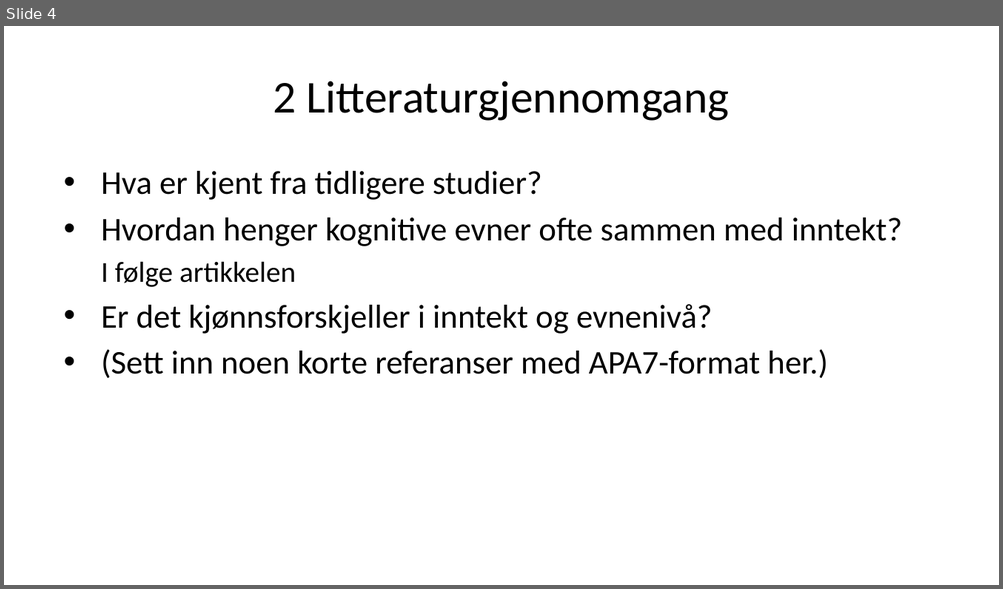
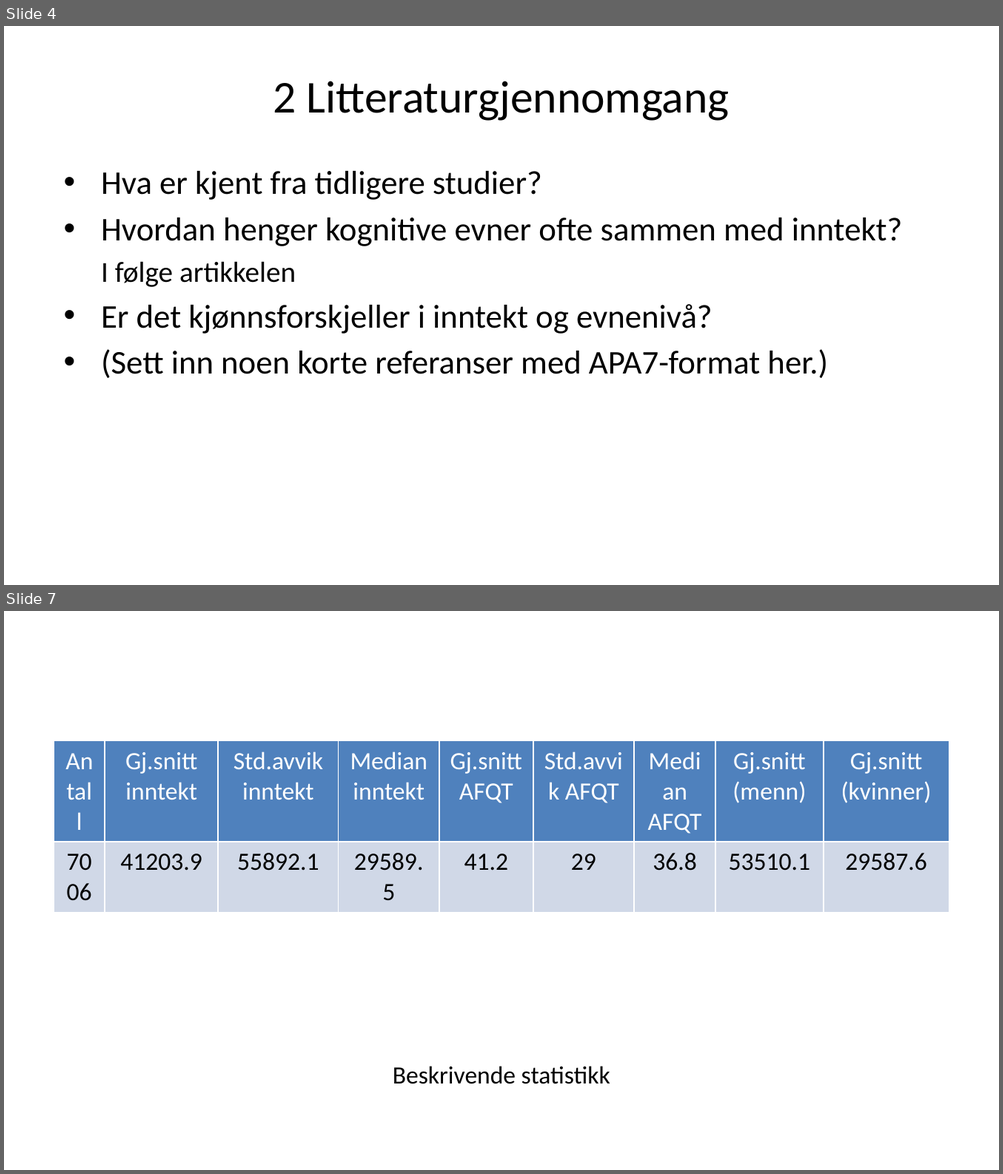
Before and after one commit to H-Vika/MSB105-Assign-2, a slide deck: MSB105 assign 2 presentasjon.pptx. Shown one above the other, each under a label of ours: slide 4 before the commit, slides 4 and 7 after it; the slides between them are not shown. The pictures are 1003x589 and 1003x1174 pixels, drawn with LibreOffice and Linux fonts; fonts in the diff are those of the drawing. Boxes give left, top, right and bottom in pixels: in the first picture for what was removed or moved away, otherwise in the second. Text is boxed around its words. In the diff, an @@ line names an element or a change of style, - is before the commit and + after.

Commit message:
Fikset litt på den første tabellen som viser gj.snitt p alle variablene. også lagt til en tabell som skal stå sammen med grafen som viser forskjellom på inntekt og kjønn

```diff
--- a/MSB105 assign 2 presentasjon.pptx
+++ b/MSB105 assign 2 presentasjon.pptx
@@ slide 7 added at (4, 611, 999, 1170), background #FFFFFF @@
@@ table added at (54, 741, 947, 1054), 2 rows, 9 columns @@
+Antall | Gj.snitt inntekt | Std.avvik inntekt | Median inntekt | Gj.snitt AFQT | Std.avvik AFQT | Median AFQT | Gj.snitt (menn) | Gj.snitt (kvinner)
+7006 | 41203.9 | 55892.1 | 29589.5 | 41.2 | 29 | 36.8 | 53510.1 | 29587.6
@@ text added at (392, 1066, 610, 1085), 18 pt, text #000000 @@
+Beskrivende statistikk
```
Also in this commit, not shown: 4 slides changed, 14 other slides added, 14 slides removed, 2 other files.
